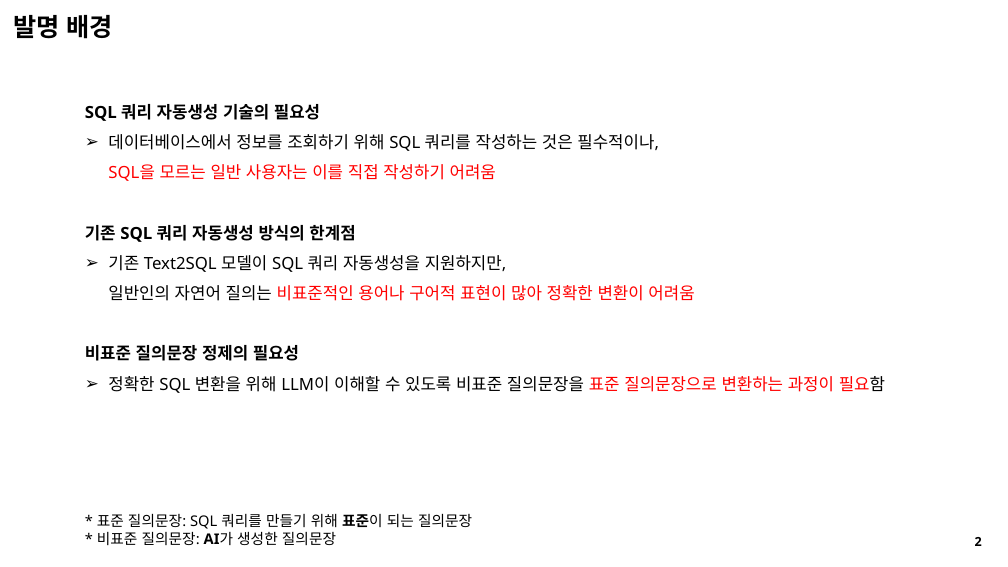
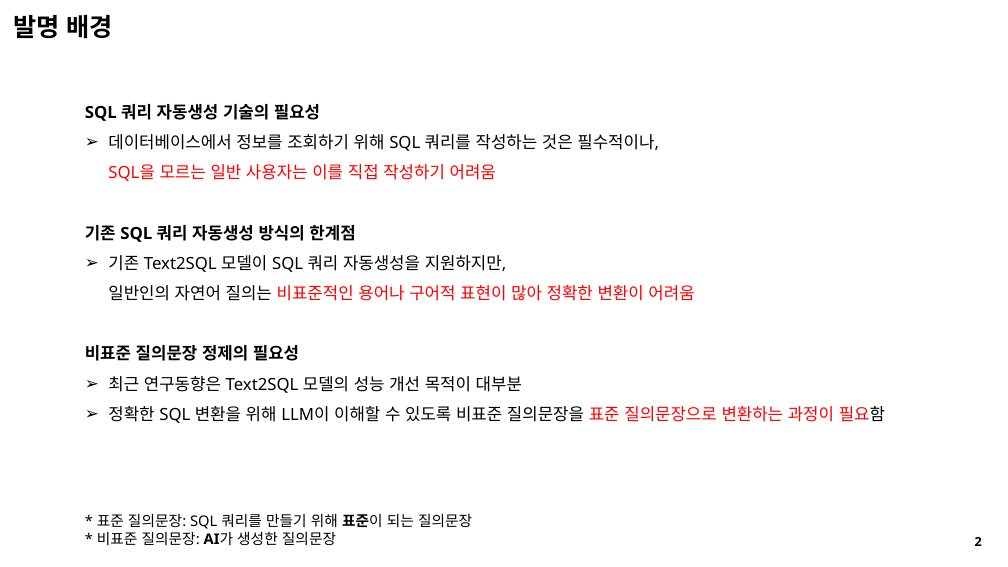
Before and after one commit to seungdeng/DELab, a slide deck: slide 2 of PPT/DSLab_이승건,송민섭_특허.pptx. Drawn at 1008x567 pixels with LibreOffice and Linux fonts; fonts in the diff are those of the drawing. Boxes give left, top, right and bottom in pixels: in the first picture for what was removed or moved away, otherwise in the second. Text is boxed around its words. In the diff, an @@ line names an element or a change of style, - is before the commit and + after.

```diff
--- a/PPT/DSLab_이승건,송민섭_특허.pptx
+++ b/PPT/DSLab_이승건,송민섭_특허.pptx
@@ text at box(108, 376, 522, 393): paragraph added @@
+➢ 최근 연구동향은 Text2SQL 모델의 성능 개선 목적이 대부분
```
Also in this commit, not shown: 6 other slides changed, 1 slide added, 1 other file.
